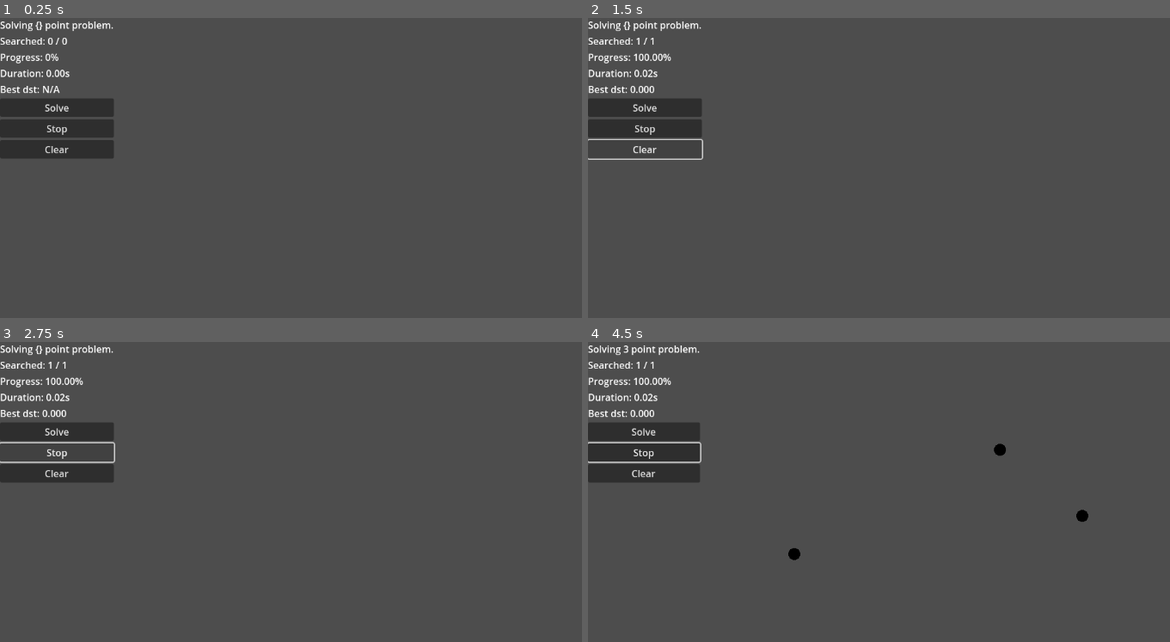
Above: before the commit, frames 1-4 (two rows, left to right).
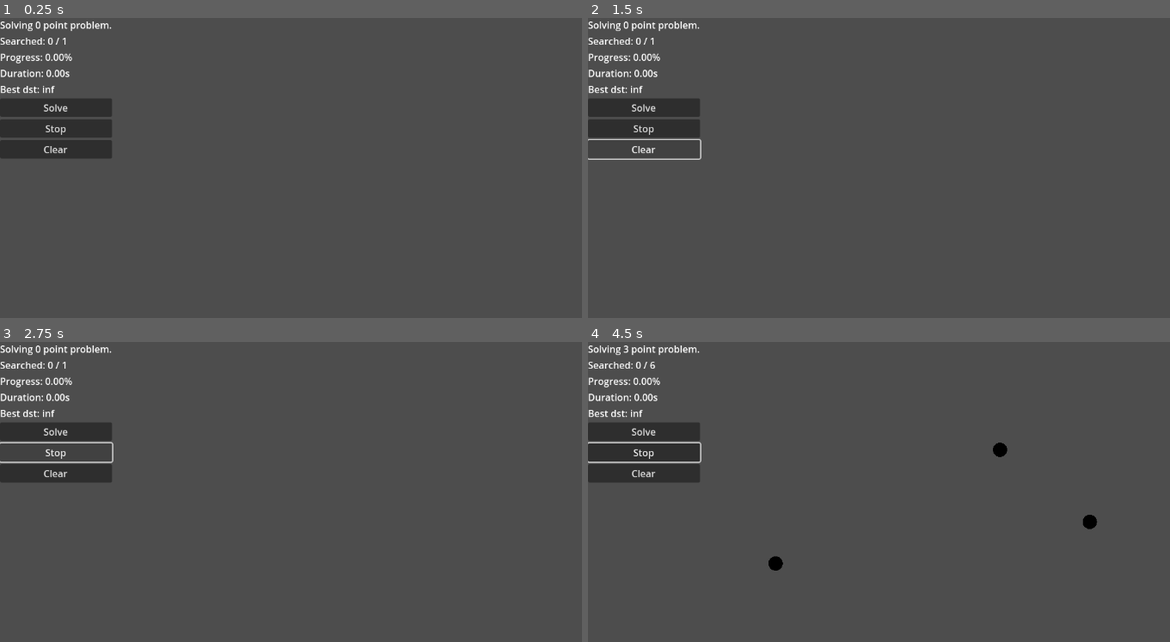
Above: after the commit, the same moments.

Repository: treytomes/ants-and-slime
Game: Godot game, scene res://travelling_salesman.tscn
Same seed, same stepped clock (60 frames per second), same inputs: the game is played once before the commit and once after it.
Inputs (mouse positions are in pixels of both pictures, inside the frame that each line leads up to):
- Up to frame 1 (0.25 s): no input
- Up to frame 2 (1.5 s): click "Solve" at 0.5 s; click "Clear" at 1.25 s
- Up to frame 3 (2.75 s): click "Stop" at 2 s
- Up to frame 4 (4.5 s): tap Enter at 2.75, 4.25 s; move the mouse to (1082, 516) at 2.77 s; hold D (move_right) 2.78-3.5 s; hold Mouse wheel up (zoom_in) 2.78-3.5 s; click (1082, 516) at 2.92 s; tap Space at 3.5 s; drag from (791, 555) to (1082, 516) at 3.52 s; move the mouse to (1001, 450) at 4.27 s; hold D (move_right) from 4.28 s (still down); hold Mouse wheel up (zoom_in) from 4.28 s (still down); click (1001, 450) at 4.42 s

The runs differ from the first frame. In frame 1, 0.6% of the frame differs, in the area x 6-20%, y 1-47%; in frame 2, 0.7%, in the area x 6-20%, y 1-48%; in frame 3, 0.7%; in frame 4, 0.6%.

Commit message:
feat: async algorithm

Diff:
--- a/travelling_salesman.gd
+++ b/travelling_salesman.gd
@@ -1,11 +1,16 @@
 extends Node2D
 
 
-const WAIT_TIME: float = 0.000001
+signal permutation_generated(path: Array[Vector2])
+
+
+#const WAIT_TIME: float = 1E-10
 
 var is_solving: bool = false
 var solve_time: float = 0
 var path: Array[Vector2] = []
+var best_distance: float = INF
+var counter: int = 0
 
 @export var town_scene: PackedScene
 @export var path_color: Color = Color.BLACK
@@ -15,40 +20,39 @@
 
 # Called when the node enters the scene tree for the first time.
 func _ready() -> void:
-	pass # Replace with function body.
+	self.clear()
+	self.connect("permutation_generated", _on_permutation_generated)
 
 
 # Called every frame. 'delta' is the elapsed time since the previous frame.
 func _process(delta: float) -> void:
-	if is_solving:
-		solve_time += delta
-		$CanvasLayer/VBoxContainer/DurationLabel.text = "Duration: {solve_time}s".format({
-			"solve_time": "%4.2f" % solve_time
-		})
+	if self.is_solving:
+		self.solve_time += delta
+		self.update_ui()
 
 
 func _unhandled_input(event: InputEvent) -> void:
 	if self.is_solving:
-		print("Waiting for solution...")
+		return
 
 	if event is InputEventMouseButton:
 		var e = event as InputEventMouseButton
 		if e.pressed:
 			if e.button_index == MOUSE_BUTTON_LEFT:
+				# Convert the event's screen position into world coordinates.
+				var pos = get_viewport().get_camera_2d().screen_to_local(event.position)
+
 				var town = town_scene.instantiate()
-				town.position = e.position
+				town.position = pos
 				add_child(town)
-				$CanvasLayer/VBoxContainer/SolvingLabel.text = "Solving {points} point problem.".format({
-					"points": self.get_num_towns()
-				})
+				self.update_ui()
+				#$CanvasLayer/ToastContainer.add_toast("Click!")
 			elif e.button_index == MOUSE_BUTTON_RIGHT:
 				for child in self.get_towns():
-					var distance = (e.position - child.position).length()
+					var pos = self.get_viewport().get_camera_2d().screen_to_local(e.position)
+					var distance = (pos - child.position).length()
 					if distance < child.radius:
 						child.queue_free()
-				$CanvasLayer/VBoxContainer/SolvingLabel.text = "Solving {points} point problem.".format({
-					"points": self.get_num_towns()
-				})
 
 
 func _draw() -> void:
@@ -76,6 +80,34 @@
 	self.clear()
 
 
+# Update UI elements to match the data.
+func update_ui() -> void:
+	var num_permutations = self.get_num_permutations()
+
+	$CanvasLayer/VBoxContainer/SolvingLabel.text = "Solving {points} point problem.".format({
+		"points": self.get_num_towns()
+	})
+	$CanvasLayer/VBoxContainer/DurationLabel.text = "Duration: {solve_time}s".format({
+		"solve_time": "%4.2f" % self.solve_time
+	})
+	$CanvasLayer/VBoxContainer/DistanceLabel.text = "Best dst: {best_distance}".format({
+		"best_distance": "%2.3f" % self.best_distance
+	})
+	$CanvasLayer/VBoxContainer/SearchedLabel.text = "Searched: {current} / {total}".format({
+		"current": self.counter,
+		"total": num_permutations,
+	})
+	$CanvasLayer/VBoxContainer/ProgressLabel.text = "Progress: {percent}%".format({
+		"percent": "%3.2f" % (self.counter / float(num_permutations) * 100),
+	})
+
+
+func reset() -> void:
+	self.counter = 0
+	self.solve_time = 0
+	self.best_distance = INF
+
+
 func clear() -> void:
 	for child in self.get_children():
 		if not child.is_in_group("town"):
@@ -83,21 +115,18 @@
 		child.queue_free()
 	self.path = []
 	self.is_solving = false
+	self.reset()
 	self.queue_redraw()
+	self.update_ui()
 
 
 func solve():
+	self.reset()
 	self.is_solving = true
-	self.solve_time = 0
 
 	var positions = self.get_town_positions()
-	print("Positions: " + str(positions))
-	var best_path = await self.shortest_path(positions)
-	print("Shortest path:", best_path)
-	self.path = best_path.duplicate()
-	self.queue_redraw()
-
-	self.is_solving = false
+
+	await self.heap_permute(positions)
 
 
 func get_towns() -> Array[Area2D]:
@@ -121,73 +150,64 @@
 	return positions
 
 
-# Evaluate the paths to find the shortest.
-func shortest_path(positions: Array[Vector2]) -> Array[Vector2]:
-	var best_path: Array[Vector2] = []
-	var best_distance = INF
-	var permutations: Array = []
-
-	print("Loading permutations...")
-	await heap_permute(positions.size(), positions.duplicate(), permutations)
-	print("Done.")
-
-	var n: int = 0
-	for path in permutations:
+func factorial(n: int):
+	var p = 1
+	for n0 in range(2, n + 1):
+		p *= n0
+	return p
+
+
+func get_num_permutations() -> int:
+	return self.factorial(self.get_num_towns())
+
+
+func _on_permutation_generated(path: Array[Vector2]):
+	var distance = self.path_distance(path)
+	if distance < self.best_distance:
+		self.best_distance = distance
+		self.path = path
+		self.queue_redraw()
+
+	self.counter += 1
+	self.update_ui()
+
+
+# Heap's algorithm for generating all permutations.
+func heap_permute(arr: Array):
+	var n = arr.size()
+	var indices = PackedInt32Array()
+	indices.resize(n)
+
+	# Emit the first permutation
+	await get_tree().process_frame  # Allow for async behavior
+	#await get_tree().create_timer(WAIT_TIME).timeout
+	emit_signal("permutation_generated", arr.duplicate())
+
+	var i = 0
+	while i < n:
 		if not self.is_solving:
 			break
-		var distance = path_distance(path)
-		if distance < best_distance:
-			best_distance = distance
-			best_path = path
-			self.path = best_path
-			$CanvasLayer/VBoxContainer/DistanceLabel.text = "Best dst: {best_distance}".format({
-				"best_distance": "%2.3f" % best_distance
-			})
-			self.queue_redraw()
-		n += 1
-		$CanvasLayer/VBoxContainer/SearchedLabel.text = "Searched: {current} / {total}".format({
-			"current": n,
-			"total": permutations.size(),
-		})
-		$CanvasLayer/VBoxContainer/ProgressLabel.text = "Progress: {percent}%".format({
-			"percent": "%3.2f" % (n / float(permutations.size()) * 100),
-		})
-		await get_tree().create_timer(0.001).timeout
-	print("Best path found.")
-
-	return best_path
-
-# Heap's algorithm for generating all permutations.
-func heap_permute(n: int, arr: Array, result: Array):
-	var indices = []
-	for i in range(n):
-		indices.append(0)  # Initialize index array with 0
-
-	result.append(arr.duplicate())  # Store the first permutation
-
-	var i = 0
-	while i < n:
+
 		if indices[i] < i:
-			# Swap depends on parity of i
-			if i % 2 == 0:
-				var copy = arr[0]
-				arr[0] = arr[i]
-				arr[i] = copy
-			else:
-				var copy = arr[indices[i]]
-				arr[indices[i]] = arr[i]
-				arr[i] = copy
-
-			result.append(arr.duplicate())  # Store new permutation
+			var swap_idx = 0 if i % 2 == 0 else indices[i]
+
+			# Swap elements
+			var temp = arr[swap_idx]
+			arr[swap_idx] = arr[i]
+			arr[i] = temp
+
+			# Emit the next permutation
+			await get_tree().process_frame  # Yield to the engine
+			#await get_tree().create_timer(WAIT_TIME).timeout
+			emit_signal("permutation_generated", arr.duplicate())
+
 			indices[i] += 1
-			i = 0  # Reset i for the next permutation
+			i = 0  # Reset i for next permutation
 		else:
-			indices[i] = 0  # Reset index
-			i += 1  # Move to next position
-			if i % 4 == 0:
-				if not self.is_solving:
-					break
-				await get_tree().create_timer(WAIT_TIME).timeout
+			indices[i] = 0
+			i += 1  # Move to the next index
+
+	self.is_solving = false
 
 
 func path_distance(path: Array[Vector2]) -> float:
--- a/travelling_salesman.tscn
+++ b/travelling_salesman.tscn
@@ -1,7 +1,9 @@
-[gd_scene load_steps=3 format=3 uid="uid://qwvqkv7nkher"]
+[gd_scene load_steps=5 format=3 uid="uid://qwvqkv7nkher"]
 
 [ext_resource type="Script" path="res://travelling_salesman.gd" id="1_gg4bd"]
 [ext_resource type="PackedScene" uid="uid://difgd3c2mu8e2" path="res://town.tscn" id="2_c5qwb"]
+[ext_resource type="PackedScene" uid="uid://7c0jgoeei1g6" path="res://components/toast/toast_container.tscn" id="3_83xod"]
+[ext_resource type="PackedScene" uid="uid://ch7nrdnr6t88s" path="res://components/player_camera/player_camera.tscn" id="3_653so"]
 
 [node name="TravellingSalesman" type="Node2D"]
 script = ExtResource("1_gg4bd")
@@ -12,6 +14,7 @@
 [node name="VBoxContainer" type="VBoxContainer" parent="CanvasLayer"]
 offset_right = 40.0
 offset_bottom = 40.0
+metadata/_edit_use_anchors_ = true
 
 [node name="SolvingLabel" type="Label" parent="CanvasLayer/VBoxContainer"]
 layout_mode = 2
@@ -45,6 +48,16 @@
 layout_mode = 2
 text = "Clear"
 
+[node name="ToastContainer" parent="CanvasLayer" instance=ExtResource("3_83xod")]
+anchors_preset = 2
+anchor_top = 1.0
+anchor_bottom = 1.0
+grow_vertical = 0
+size_flags_vertical = 10
+metadata/_edit_use_anchors_ = true
+
+[node name="Player Camera" parent="." instance=ExtResource("3_653so")]
+
 [connection signal="pressed" from="CanvasLayer/VBoxContainer/SolveButton" to="." method="_on_solve_button_pressed"]
 [connection signal="pressed" from="CanvasLayer/VBoxContainer/StopButton" to="." method="_on_stop_button_pressed"]
 [connection signal="pressed" from="CanvasLayer/VBoxContainer/ClearButton" to="." method="_on_clear_button_pressed"]
